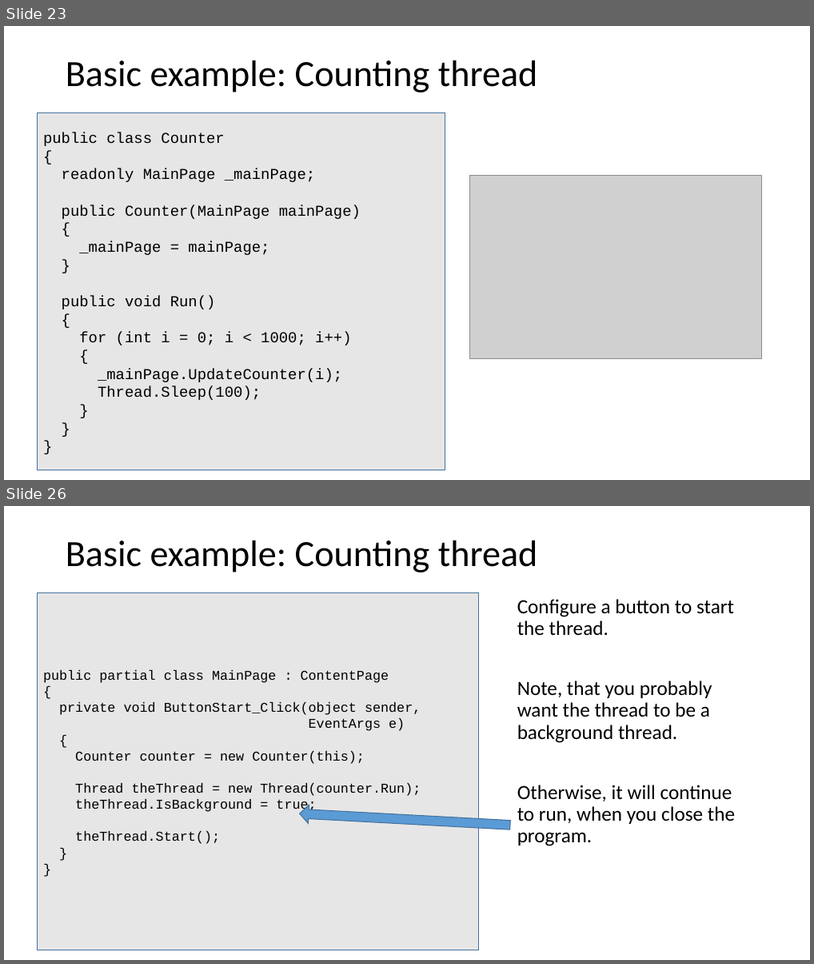
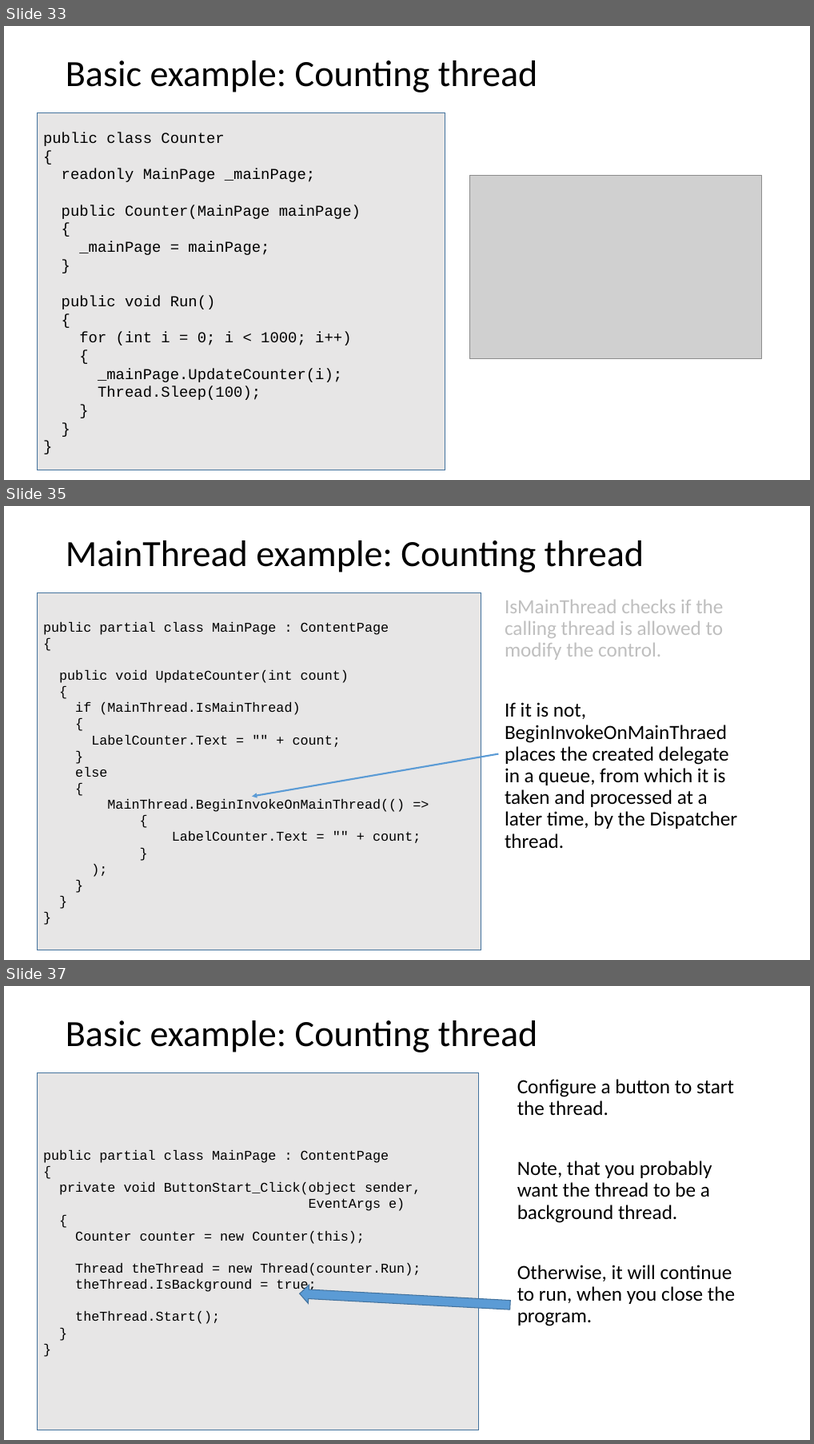
Before and after one commit to codesmurf/st3its3_teaching, a slide deck: 05 Thread Synchronization 1/Thread Synchronization.pptx. Shown one above the other, each under a label of ours: slides 23 and 26 before the commit, slides 33, 35 and 37 after it; the slides between them are not shown. The pictures are 814x964 and 814x1444 pixels, drawn with LibreOffice and Linux fonts; fonts in the diff are those of the drawing; grey boxes stand for pictures. Boxes give left, top, right and bottom in pixels: in the first picture for what was removed or moved away, otherwise in the second. Text is boxed around its words. In the diff, an @@ line names an element or a change of style, - is before the commit and + after.

Commit message:
Updates to Thread sync slides

```diff
--- a/05 Thread Synchronization 1/Thread Synchronization.pptx
+++ b/05 Thread Synchronization 1/Thread Synchronization.pptx
@@ slide 35 added at [4, 506, 810, 960], background #FFFFFF @@
@@ title added at [66, 540, 645, 572], 44 pt, text #000000 @@
+MainThread example: Counting thread
@@ rectangle added at [38, 592, 482, 950], fill #E7E6E6, outline #43739E 1 pt, 16 pt, text #000000 @@
+public partial class MainPage : ContentPage
+{
+public void UpdateCounter(int count)
+{
+if (MainThread.IsMainThread)
+{
+LabelCounter.Text = "" + count;
+}
+else
+{
+MainThread.BeginInvokeOnMainThread(() =>
+{
+LabelCounter.Text = "" + count;
+}
+);
+}
+}
+}
@@ text added at [505, 600, 738, 848], 24 pt, text #000000 @@
+IsMainThread checks if the calling thread is allowed to modify the control.
+If it is not, BeginInvokeOnMainThraed places the created delegate in a queue, from which it is taken and processed at a later time, by the Dispatcher thread.
@@ arrow added from (499, 753) to (252, 796), #5B9BD5 2 pt @@
@@ what was slide 23 is now slide 33 @@
@@ what was slide 26 is now slide 37 @@
```
Also in this commit, not shown: 11 slides changed, 11 other slides added, 1 other file.
